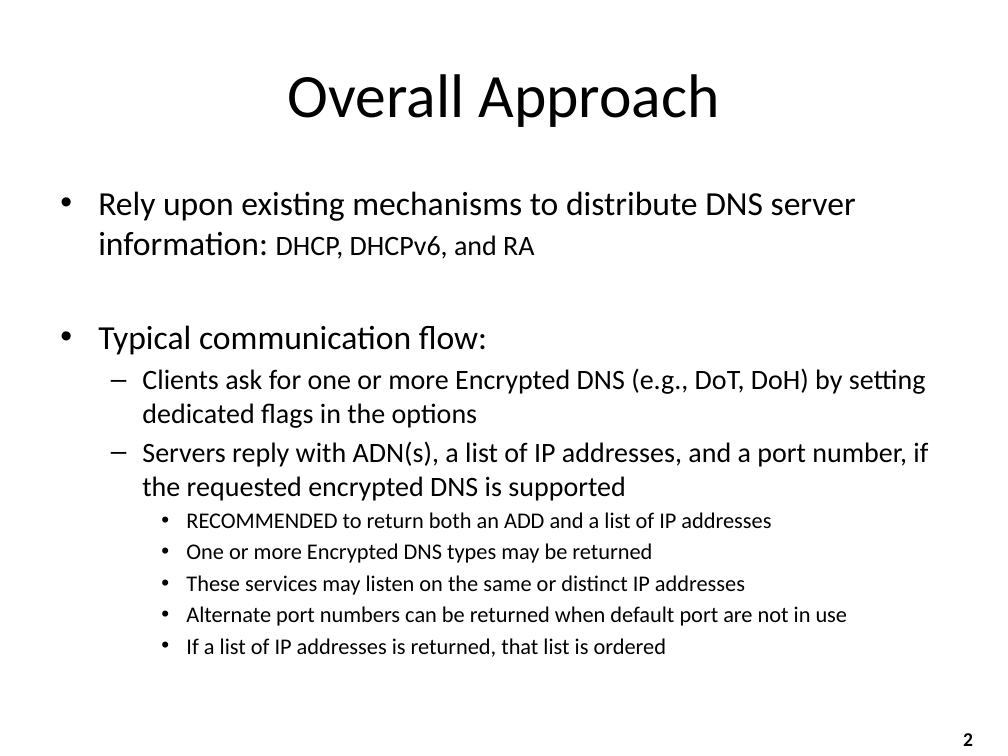
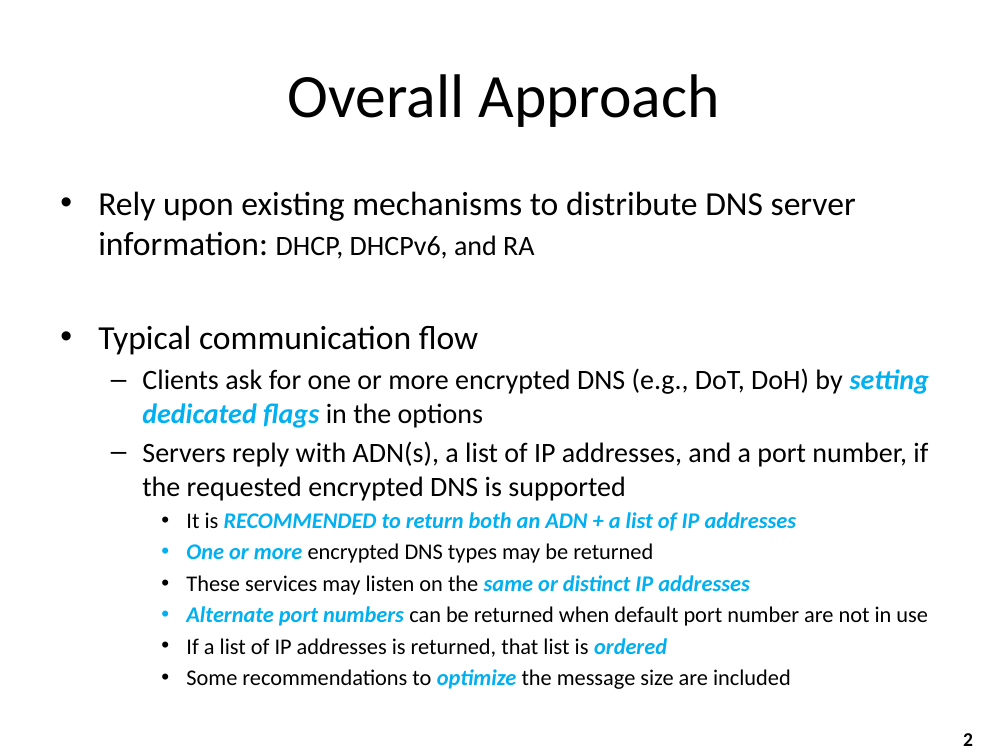
Before and after one commit to boucadair/draft-btw-add-home-network, a slide deck: slide 2 of Interim-01-2021/draft-btw-add-home-Interim012021.pptx. Drawn at 1008x756 pixels with LibreOffice and Linux fonts; fonts in the diff are those of the drawing. Boxes give left, top, right and bottom in pixels: in the first picture for what was removed or moved away, otherwise in the second. Text is boxed around its words. In the diff, an @@ line names an element or a change of style, - is before the commit and + after.

```diff
--- a/Interim-01-2021/draft-btw-add-home-Interim012021.pptx
+++ b/Interim-01-2021/draft-btw-add-home-Interim012021.pptx
@@ text at (98, 325, 929, 428): text changed @@
-• Typical communication flow:
-  – Clients ask for one or more Encrypted DNS (e.g., DoT, DoH) by setting dedicated flags in the options
+• Typical communication flow
+  – Clients ask for one or more encrypted DNS (e.g., DoT, DoH) by setting dedicated flags in the options
@@ text at (186, 512, 797, 563): text changed; text colour #000000 to #00B0F0; bold on; italic on @@
-    • RECOMMENDED to return both an ADD and a list of IP addresses
-    • One or more Encrypted DNS types may be returned
+    • It is RECOMMENDED to return both an ADN + a list of IP addresses
+    • One or more encrypted DNS types may be returned
@@ text at (186, 575, 750, 657): text colour #000000 to #00B0F0, bold on, italic on in "same or distinct IP addresses", "ordered" @@
@@ text at (186, 606, 928, 626): text changed @@
-    • Alternate port numbers can be returned when default port are not in use
+    • Alternate port numbers can be returned when default port number are not in use
@@ text at (186, 669, 791, 689): paragraph added @@
+    • Some recommendations to optimize the message size are included
```
Also in this commit, not shown: 3 other slides changed, 3 slides removed, 1 other file.
